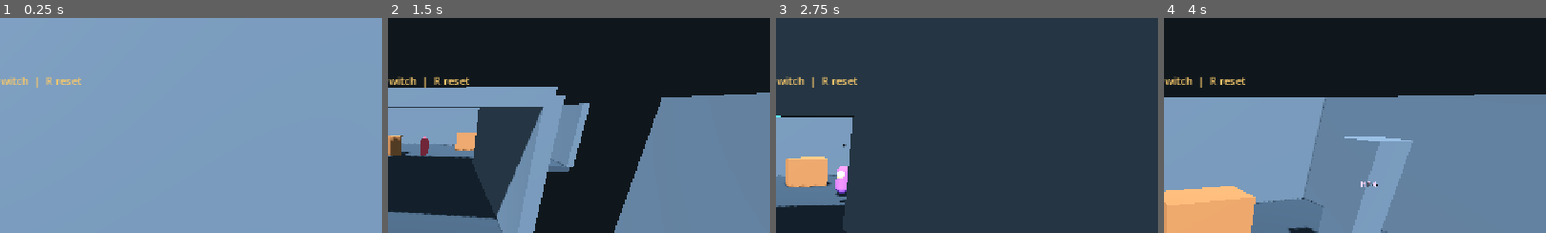
Above: before the commit, frames 1-4 (left to right).
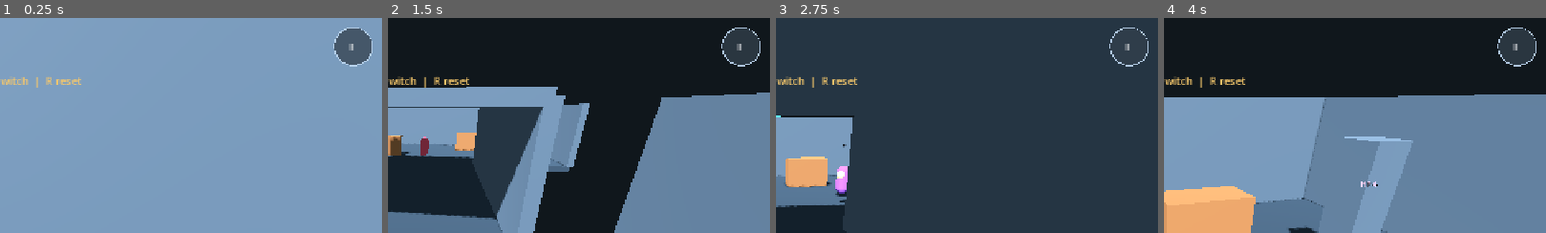
Above: after the commit, the same moments.

Repository: DJ5harma/hellscape
Game: Godot game, scene res://main.tscn
Same seed, same stepped clock (60 frames per second), same inputs: the game is played once before the commit and once after it.
Inputs (mouse positions are % of the whole screen's width and height, from its top left):
- Up to frame 1 (0.25 s): no input
- Up to frame 2 (1.5 s): tap Enter at 0.5 s; move the mouse to (55, 50) at 0.52 s; hold Up (ui_up) from 0.53 s (still down); tap Tab at 0.6 s; tap Space at 0.77 s; move the mouse to (45, 50) at 1.27 s; tap 1 at 1.35 s
- Up to frame 3 (2.75 s): keep holding Up (ui_up); tap Space at 1.52 s; move the mouse to (52, 48) at 2.02 s; tap 2 at 2.1 s
- Up to frame 4 (4 s): keep holding Up (ui_up); move the mouse to (49, 52) at 2.77 s; tap 3 at 2.85 s; tap Space at 3.02, 3.77 s; move the mouse to (57, 51) at 3.52 s; tap Shift at 3.6 s
The pictures show only the part of the screen within x 50-100%, y 0-50%; the shares and areas given below are measured in that part.

The runs differ from the first frame. In frame 1, 1.5% of the frame differs, in the area x 87-98%, y 4-23%; in frame 2, 1.5%; in frame 3, 0.2%; in frame 4, 1.5%.

Commit message:
pause, settings layer

Diff:
--- a/main.gd
+++ b/main.gd
@@ -5,6 +5,7 @@
 const ACTOR_FACTORY_SCRIPT := preload("res://systems/actor_factory.gd")
 const LEVEL_SCRIPT := preload("res://level/graybox_level.gd")
 const HUD_SCRIPT := preload("res://ui/game_hud.gd")
+const PAUSE_MENU_SCRIPT := preload("res://ui/pause_menu.gd")
 const DEFAULT_CHARACTER_DATA := preload("res://data/default_character.tres")
 const SCOUT_CHARACTER_DATA := preload("res://data/scout_character.tres")
 
@@ -18,6 +19,7 @@
 var level
 var hud
 var mobile_controls
+var pause_menu
 var using_scout := false
 
 var colors := {
@@ -30,6 +32,7 @@
 }
 
 func _ready() -> void:
+	process_mode = Node.PROCESS_MODE_ALWAYS
 	feedback_audio = FEEDBACK_AUDIO_SCRIPT.new()
 	feedback_audio.name = "FeedbackAudio"
 	add_child(feedback_audio)
@@ -47,6 +50,7 @@
 	_build_enemy()
 	_build_ranged_enemy()
 	_build_hud()
+	_build_pause_menu()
 	_build_mobile_controls()
 
 func _process(_delta: float) -> void:
@@ -56,11 +60,21 @@
 			mobile_controls.set_ability_state(player.is_special_ready(), player.is_dodge_ready())
 
 func _unhandled_input(event: InputEvent) -> void:
+	if event is InputEventKey and event.pressed and event.keycode == KEY_ESCAPE:
+		pause_menu.toggle()
+		return
 	if event is InputEventKey and event.pressed and event.keycode == KEY_TAB:
 		using_scout = not using_scout
 		var selected_data = SCOUT_CHARACTER_DATA if using_scout else DEFAULT_CHARACTER_DATA
 		player.set_character_data(selected_data)
 		hud.set_status("CHARACTER: %s" % selected_data.display_name, selected_data.visual_color)
+
+func _build_pause_menu() -> void:
+	pause_menu = PAUSE_MENU_SCRIPT.new()
+	pause_menu.name = "PauseMenu"
+	add_child(pause_menu)
+	pause_menu.restart_requested.connect(_restart_level)
+	pause_menu.sensitivity_changed.connect(_set_camera_sensitivity)
 
 func _build_player() -> void:
 	player = actor_factory.create_player(self, Vector3(0, 1.1, 5))
@@ -101,6 +115,14 @@
 	controls.attack_pressed.connect(player.mobile_attack)
 	controls.special_pressed.connect(player.mobile_special)
 	controls.dodge_pressed.connect(player.mobile_dodge)
+	controls.pause_pressed.connect(pause_menu.toggle)
+
+func _set_camera_sensitivity(value: float) -> void:
+	player.look_sensitivity = value
+
+func _restart_level() -> void:
+	get_tree().paused = false
+	get_tree().reload_current_scene()
 
 func _on_checkpoint_entered(number: int) -> void:
 	if number > checkpoint:
--- a/mobile_controls.gd
+++ b/mobile_controls.gd
@@ -5,6 +5,7 @@
 signal attack_pressed
 signal special_pressed
 signal dodge_pressed
+signal pause_pressed
 
 var joystick_id := -1
 var look_id := -1
@@ -13,20 +14,24 @@
 var attack_center := Vector2.ZERO
 var special_center := Vector2.ZERO
 var dodge_center := Vector2.ZERO
+var pause_center := Vector2.ZERO
 var attack_label: Label
 var special_label: Label
 var dodge_label: Label
+var pause_label: Label
 var special_ready := true
 var dodge_ready := true
 const JOYSTICK_RADIUS := 86.0
 const ATTACK_RADIUS := 64.0
 
 func _ready() -> void:
+	process_mode = Node.PROCESS_MODE_ALWAYS
 	mouse_filter = Control.MOUSE_FILTER_IGNORE
 	set_process_input(true)
 	attack_label = _create_button_label("ATTACK")
 	special_label = _create_button_label("SPECIAL")
 	dodge_label = _create_button_label("DODGE")
+	pause_label = _create_button_label("II")
 	_layout_labels()
 	queue_redraw()
 
@@ -50,6 +55,7 @@
 	attack_label.position = attack_center - Vector2(28.0, 10.0)
 	special_label.position = special_center - Vector2(32.0, 10.0)
 	dodge_label.position = dodge_center - Vector2(24.0, 10.0)
+	pause_label.position = pause_center - Vector2(8.0, 10.0)
 
 func set_ability_state(is_special_ready: bool, is_dodge_ready: bool) -> void:
 	special_ready = is_special_ready
@@ -66,9 +72,12 @@
 	attack_center = Vector2(viewport_size.x - 110.0, viewport_size.y - 125.0)
 	special_center = Vector2(viewport_size.x - 235.0, viewport_size.y - 115.0)
 	dodge_center = Vector2(viewport_size.x - 105.0, viewport_size.y - 275.0)
+	pause_center = Vector2(viewport_size.x - 48.0, 48.0)
 	if event is InputEventScreenTouch:
 		if event.pressed:
-			if event.position.distance_to(attack_center) <= ATTACK_RADIUS:
+			if event.position.distance_to(pause_center) <= 32.0:
+				pause_pressed.emit()
+			elif event.position.distance_to(attack_center) <= ATTACK_RADIUS:
 				attack_pressed.emit()
 			elif event.position.distance_to(special_center) <= ATTACK_RADIUS:
 				special_pressed.emit()
@@ -104,6 +113,7 @@
 	attack_center = Vector2(viewport_size.x - 110.0, viewport_size.y - 125.0)
 	special_center = Vector2(viewport_size.x - 235.0, viewport_size.y - 115.0)
 	dodge_center = Vector2(viewport_size.x - 105.0, viewport_size.y - 275.0)
+	pause_center = Vector2(viewport_size.x - 48.0, 48.0)
 	_layout_labels()
 	draw_circle(joystick_center, JOYSTICK_RADIUS, Color(0.1, 0.15, 0.18, 0.45))
 	draw_arc(joystick_center, JOYSTICK_RADIUS, 0.0, TAU, 48, Color(0.5, 0.8, 1.0, 0.7), 3.0)
@@ -116,3 +126,5 @@
 	var dodge_color := Color(0.85, 0.65, 0.25, 0.65) if dodge_ready else Color(0.3, 0.25, 0.15, 0.5)
 	draw_circle(dodge_center, ATTACK_RADIUS, dodge_color)
 	draw_arc(dodge_center, ATTACK_RADIUS, 0.0, TAU, 48, Color(1.0, 0.9, 0.6, 0.9), 3.0)
+	draw_circle(pause_center, 32.0, Color(0.2, 0.25, 0.3, 0.75))
+	draw_arc(pause_center, 32.0, 0.0, TAU, 32, Color(0.75, 0.85, 0.95, 0.9), 2.0)
--- a/player.gd
+++ b/player.gd
@@ -74,8 +74,6 @@
 		pitch = clamp(pitch - event.relative.y * look_sensitivity, -0.8, 0.35)
 		rotation.y = yaw
 		camera_pivot.rotation.x = pitch
-	elif event is InputEventKey and event.pressed and event.keycode == KEY_ESCAPE:
-		Input.mouse_mode = Input.MOUSE_MODE_VISIBLE
 	elif event is InputEventMouseButton and event.pressed:
 		Input.mouse_mode = Input.MOUSE_MODE_CAPTURED
 	elif event is InputEventKey and event.pressed and event.keycode == KEY_1:
--- /dev/null
+++ b/ui/pause_menu.gd
@@ -0,0 +1,67 @@
+extends CanvasLayer
+class_name PauseMenu
+
+signal restart_requested
+signal sensitivity_changed(value: float)
+
+var overlay: ColorRect
+var panel: PanelContainer
+
+func _ready() -> void:
+	process_mode = Node.PROCESS_MODE_ALWAYS
+	_build()
+	set_open(false)
+
+func _build() -> void:
+	overlay = ColorRect.new()
+	overlay.color = Color(0.02, 0.04, 0.06, 0.82)
+	overlay.set_anchors_and_offsets_preset(Control.PRESET_FULL_RECT)
+	add_child(overlay)
+
+	panel = PanelContainer.new()
+	panel.position = Vector2(460, 180)
+	panel.size = Vector2(360, 360)
+	overlay.add_child(panel)
+	var content := VBoxContainer.new()
+	content.add_theme_constant_override("separation", 16)
+	panel.add_child(content)
+
+	var title := Label.new()
+	title.text = "PAUSED"
+	title.horizontal_alignment = HORIZONTAL_ALIGNMENT_CENTER
+	title.add_theme_font_size_override("font_size", 30)
+	content.add_child(title)
+
+	var resume_button := Button.new()
+	resume_button.text = "RESUME"
+	resume_button.custom_minimum_size.y = 48
+	resume_button.pressed.connect(func() -> void: set_open(false))
+	content.add_child(resume_button)
+
+	var sensitivity_label := Label.new()
+	sensitivity_label.text = "Camera sensitivity"
+	content.add_child(sensitivity_label)
+	var sensitivity := HSlider.new()
+	sensitivity.min_value = 0.001
+	sensitivity.max_value = 0.008
+	sensitivity.step = 0.0005
+	sensitivity.value = 0.003
+	sensitivity.value_changed.connect(sensitivity_changed.emit)
+	content.add_child(sensitivity)
+
+	var restart_button := Button.new()
+	restart_button.text = "RESTART LEVEL"
+	restart_button.custom_minimum_size.y = 48
+	restart_button.pressed.connect(restart_requested.emit)
+	content.add_child(restart_button)
+
+func set_open(open: bool) -> void:
+	visible = open
+	get_tree().paused = open
+	if open:
+		Input.mouse_mode = Input.MOUSE_MODE_VISIBLE
+	else:
+		Input.mouse_mode = Input.MOUSE_MODE_CAPTURED
+
+func toggle() -> void:
+	set_open(not visible)
